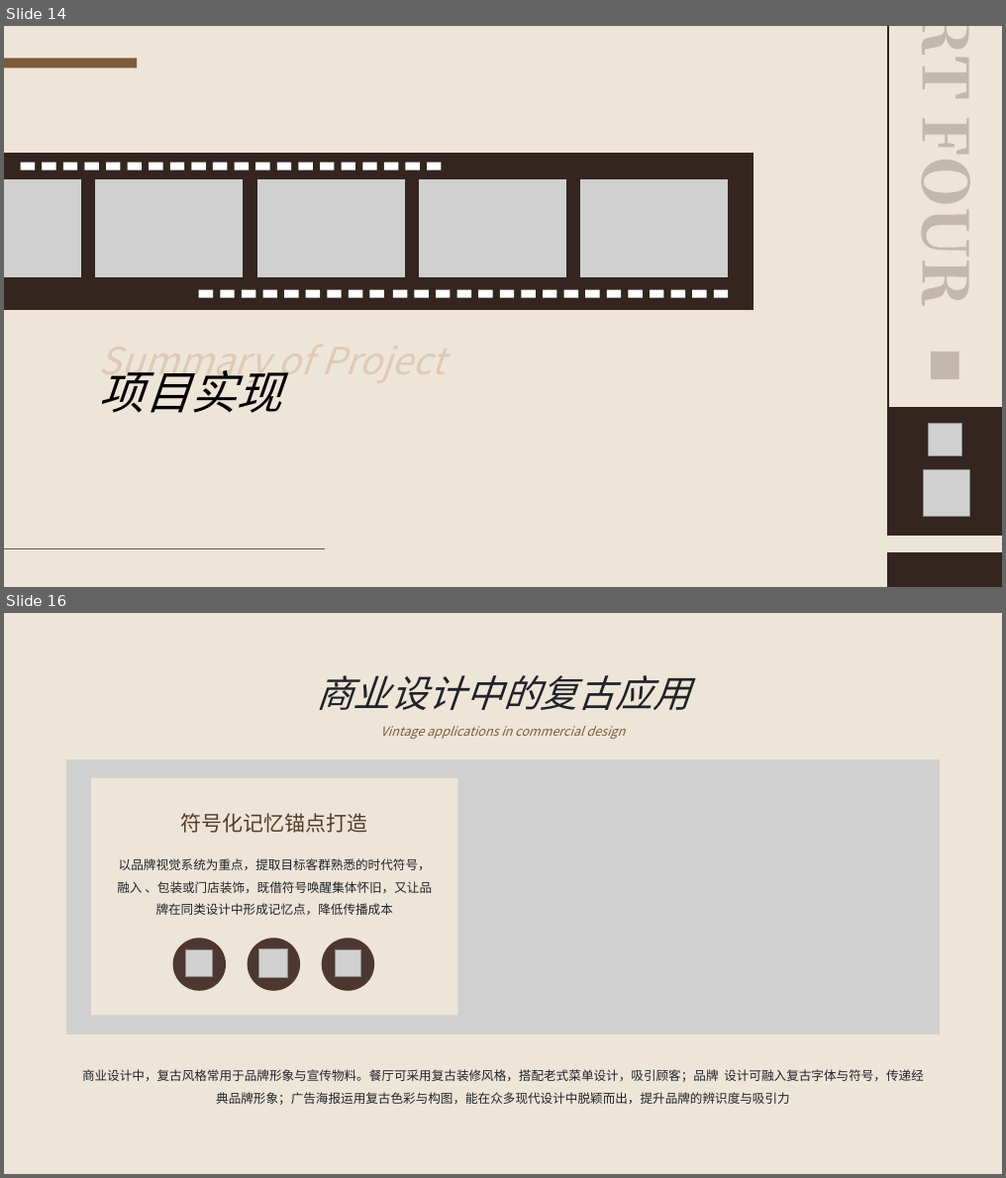
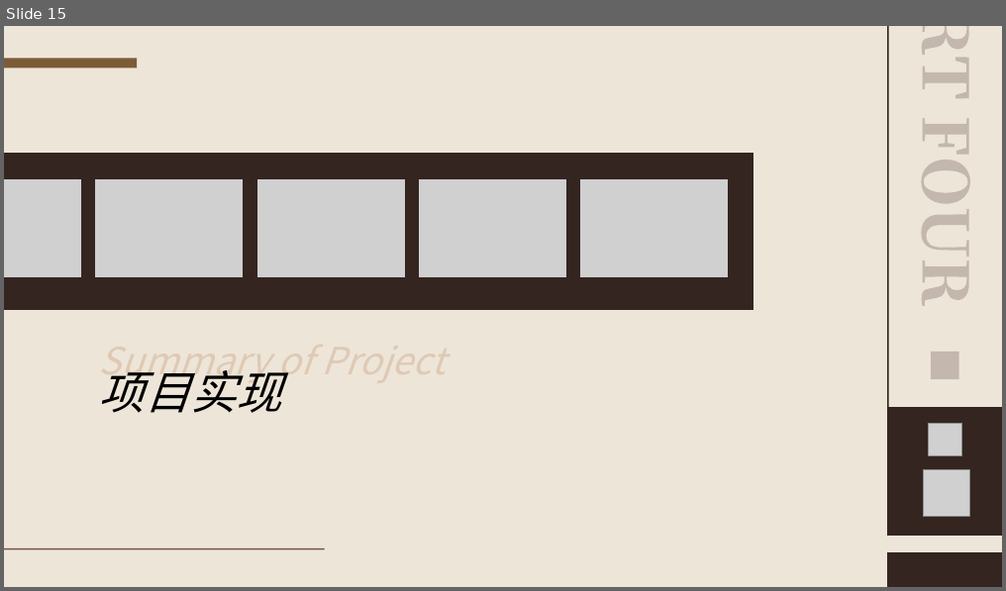
Before and after one commit to WingWR/CineScope, a slide deck: docs/CineScope.pptx. Shown one above the other, each under a label of ours: slides 14 and 16 before the commit, slide 15 after it; the slides between them are not shown. The pictures are 1006x1178 and 1006x591 pixels, drawn with LibreOffice and Linux fonts; fonts in the diff are those of the drawing; grey boxes stand for pictures. Boxes give left, top, right and bottom in pixels: in the first picture for what was removed or moved away, otherwise in the second. Text is boxed around its words. In the diff, an @@ line names an element or a change of style, - is before the commit and + after.

```diff
--- a/docs/CineScope.pptx
+++ b/docs/CineScope.pptx
@@ slide 16 removed at bbox=[4, 613, 1002, 1174], background #EEE5D9 @@
@@ text removed at bbox=[316, 675, 690, 710] @@
-商业设计中的复古应用
@@ text removed at bbox=[380, 726, 625, 739] @@
-Vintage applications in commercial design
@@ picture removed at bbox=[66, 760, 940, 1035] @@
@@ rectangle removed at bbox=[91, 778, 458, 1016] @@
@@ text removed at bbox=[181, 813, 368, 833] @@
-符号化记忆锚点打造
@@ text removed at bbox=[117, 859, 432, 915] @@
-以品牌视觉系统为重点，提取目标客群熟悉的时代符号，融入 、包装或门店装饰，既借符号唤醒集体怀旧，又让品牌在同类设计中形成记忆点，降低传播成本
@@ ellipse removed at bbox=[173, 938, 227, 991] @@
@@ ellipse removed at bbox=[248, 938, 300, 991] @@
@@ ellipse removed at bbox=[322, 938, 374, 991] @@
@@ picture removed at bbox=[186, 951, 212, 977] @@
@@ picture removed at bbox=[258, 950, 288, 978] @@
@@ picture removed at bbox=[335, 951, 361, 977] @@
@@ text removed at bbox=[82, 1069, 924, 1105] @@
-商业设计中，复古风格常用于品牌形象与宣传物料。餐厅可采用复古装修风格，搭配老式菜单设计，吸引顾客；品牌 设计可融入复古字体与符号，传递经典品牌形象；广告海报运用复古色彩与构图，能在众多现代设计中脱颖而出，提升品牌的辨识度与吸引力
@@ what was slide 14 is now slide 15 @@
@@ slide 15 changed as well @@
@@ group removed at bbox=[21, 163, 442, 171]: 20 rectangles @@
@@ group removed at bbox=[199, 290, 728, 298]: 25 rectangles @@
```
Also in this commit, not shown: 10 other slides changed, 7 slides added, 6 other slides removed, 2 other files.
